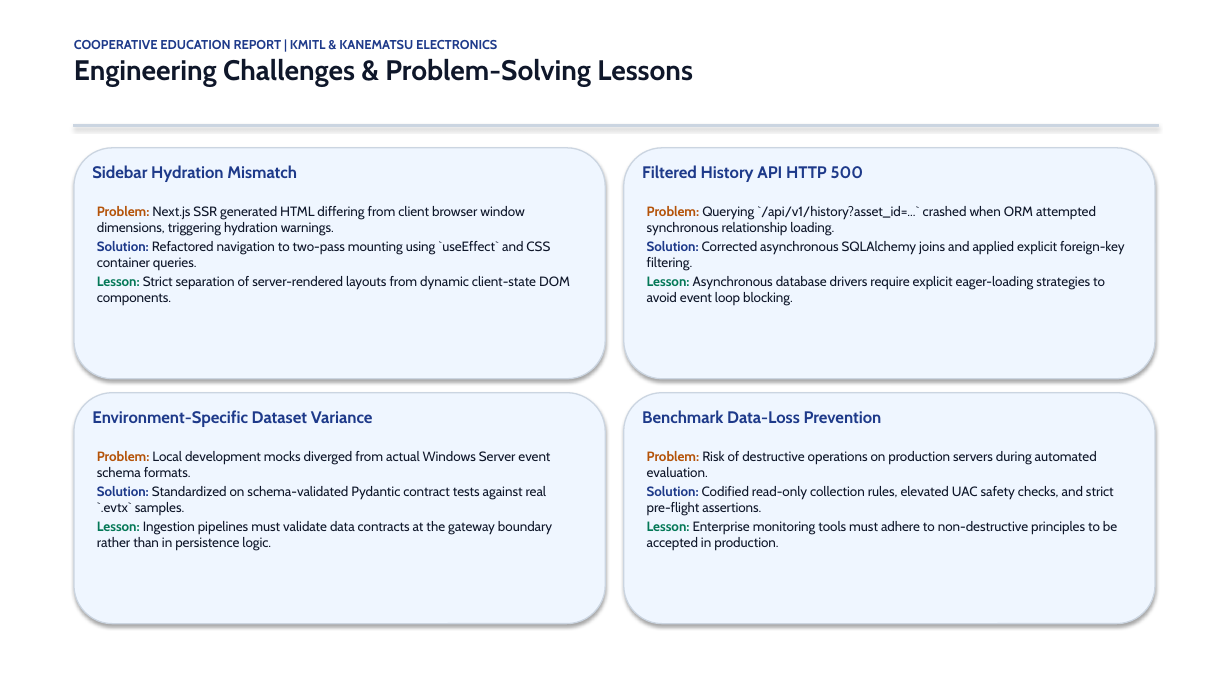
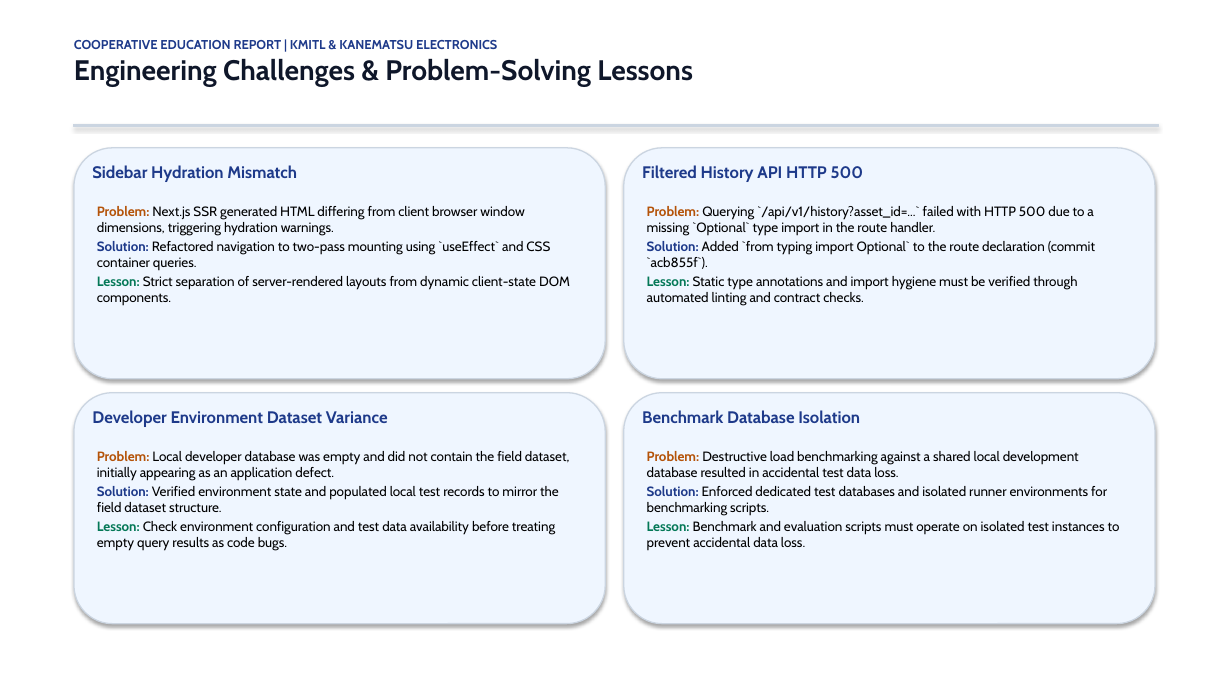
Before and after one commit to Ratthabhumi/EIMS, a slide deck: slide 13 of docs/presentation/EIMS_COOP_PRESENTATION_2026.pptx. Drawn at 1232x693 pixels with LibreOffice and Linux fonts; fonts in the diff are those of the drawing. Boxes give left, top, right and bottom in pixels: in the first picture for what was removed or moved away, otherwise in the second. Text is boxed around its words. In the diff, an @@ line names an element or a change of style, - is before the commit and + after.

```diff
--- a/docs/presentation/EIMS_COOP_PRESENTATION_2026.pptx
+++ b/docs/presentation/EIMS_COOP_PRESENTATION_2026.pptx
@@ text "Problem: Next.js SSR generated HTML ..." at bbox=[97, 206, 570, 306]: text colour #0F172A to #000000 @@
@@ text at bbox=[647, 206, 1095, 306]: text changed; text colour #0F172A to #000000 @@
-Problem: Querying `/api/v1/history?asset_id=...` crashed when ORM attempted synchronous relationship loading.
-Solution: Corrected asynchronous SQLAlchemy joins and applied explicit foreign-key filtering.
-Lesson: Asynchronous database drivers require explicit eager-loading strategies to avoid event loop blocking.
+Problem: Querying `/api/v1/history?asset_id=...` failed with HTTP 500 due to a missing `Optional` type import in the route handler.
+Solution: Added `from typing import Optional` to the route declaration (commit `acb855f`).
+Lesson: Static type annotations and import hygiene must be verified through automated linting and contract checks.
@@ text at bbox=[92, 410, 388, 427]: text changed @@
-Environment-Specific Dataset Variance
+Developer Environment Dataset Variance
@@ text at bbox=[642, 410, 860, 423]: text changed @@
-Benchmark Data-Loss Prevention
+Benchmark Database Isolation
@@ text at bbox=[97, 451, 569, 550]: text changed; text colour #0F172A to #000000 @@
-Problem: Local development mocks diverged from actual Windows Server event schema formats.
-Solution: Standardized on schema-validated Pydantic contract tests against real `.evtx` samples.
-Lesson: Ingestion pipelines must validate data contracts at the gateway boundary rather than in persistence logic.
+Problem: Local developer database was empty and did not contain the field dataset, initially appearing as an application defect.
+Solution: Verified environment state and populated local test records to mirror the field dataset structure.
+Lesson: Check environment configuration and test data availability before treating empty query results as code bugs.
@@ text at bbox=[647, 451, 1120, 550]: text changed; text colour #0F172A to #000000 @@
-Problem: Risk of destructive operations on production servers during automated evaluation.
-Solution: Codified read-only collection rules, elevated UAC safety checks, and strict pre-flight assertions.
-Lesson: Enterprise monitoring tools must adhere to non-destructive principles to be accepted in production.
+Problem: Destructive load benchmarking against a shared local development database resulted in accidental test data loss.
+Solution: Enforced dedicated test databases and isolated runner environments for benchmarking scripts.
+Lesson: Benchmark and evaluation scripts must operate on isolated test instances to prevent accidental data loss.
```
Also in this commit, not shown: 14 other slides changed, 16 other files.
